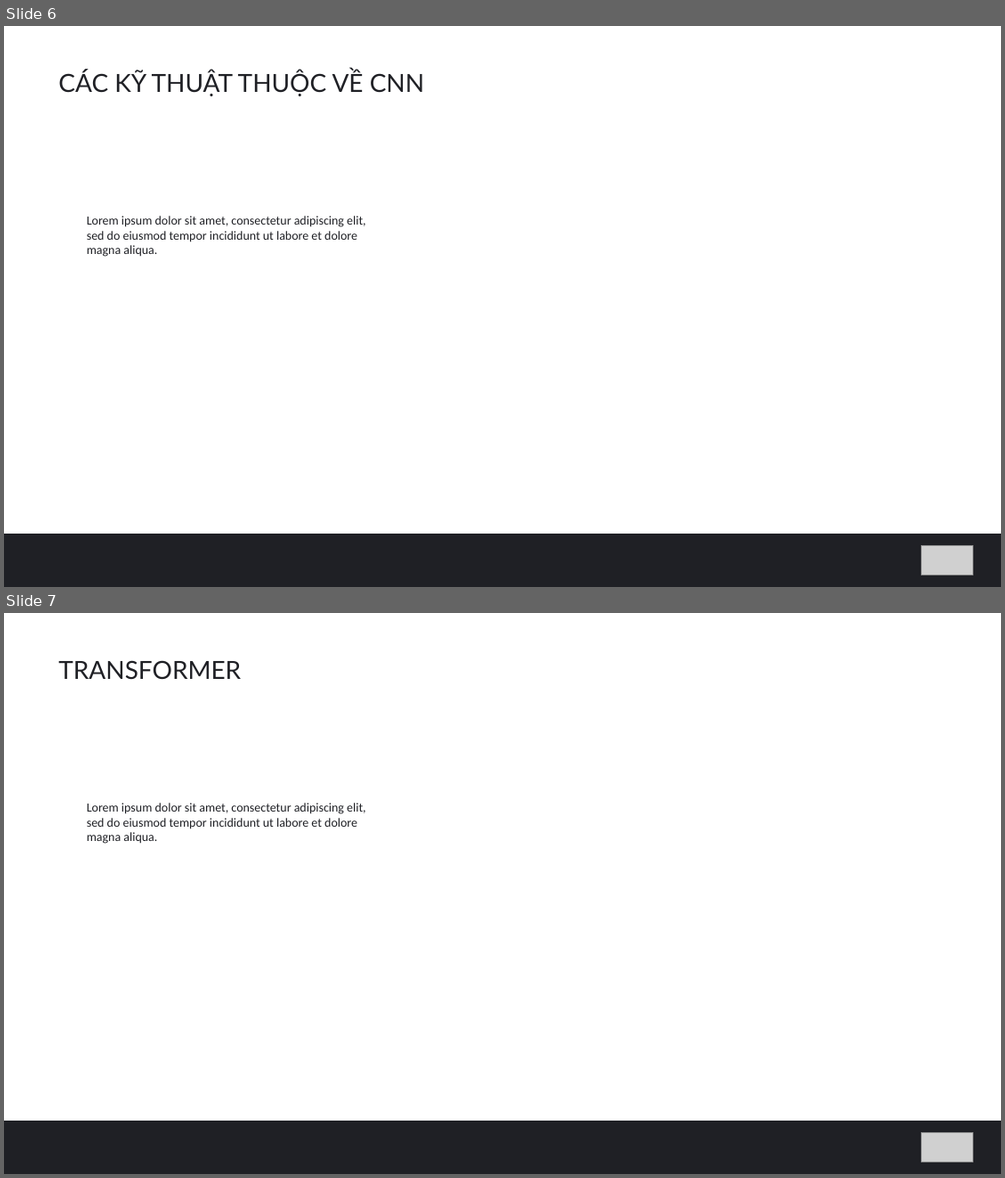
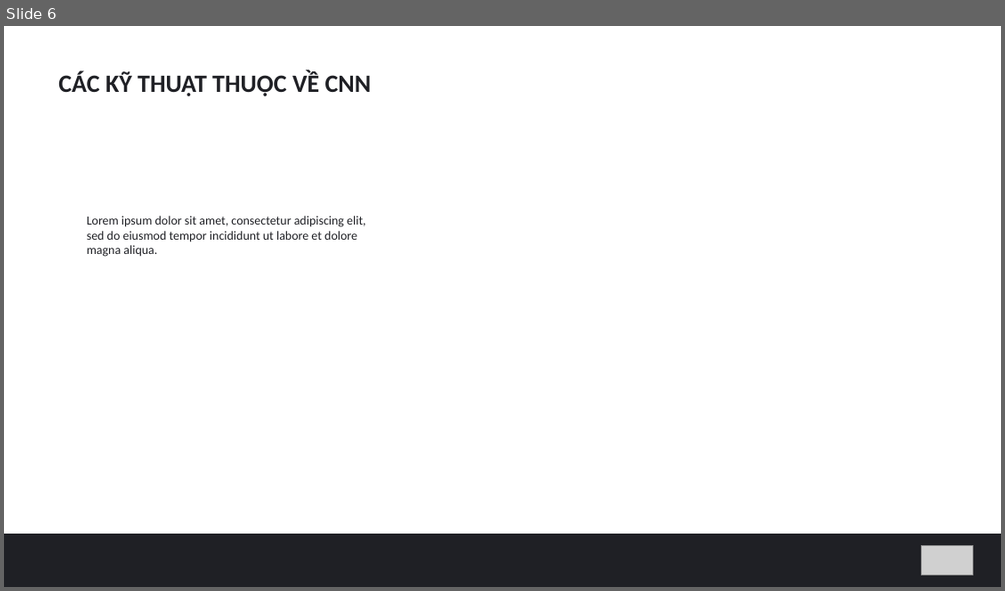
Before and after one commit to hungvm2/MoD_machine_learning, a slide deck: slide.pptx. Shown one above the other, each under a label of ours: slides 6 and 7 before the commit, slide 6 after it. The pictures are 1005x1178 and 1005x591 pixels, drawn with LibreOffice and Linux fonts; fonts in the diff are those of the drawing; grey boxes stand for pictures. Boxes give left, top, right and bottom in pixels: in the first picture for what was removed or moved away, otherwise in the second. Text is boxed around its words. In the diff, an @@ line names an element or a change of style, - is before the commit and + after.

```diff
--- a/slide.pptx
+++ b/slide.pptx
@@ slide 7 removed at (x1=4, y1=613, x2=1001, y2=1174), background #FFFFFF @@
@@ text removed at (x1=58, y1=660, x2=241, y2=679) @@
-TRANSFORMER
@@ text removed at (x1=87, y1=803, x2=366, y2=844) @@
-Lorem ipsum dolor sit amet, consectetur adipiscing elit, sed do eiusmod tempor incididunt ut labore et dolore magna aliqua.
@@ rectangle removed at (x1=4, y1=1121, x2=1001, y2=1174) @@
@@ picture removed at (x1=922, y1=1132, x2=973, y2=1162) @@
@@ slide 6 changed as well @@
@@ text "CÁC KỸ THUẬT THUỘC VỀ ..." at (x1=58, y1=71, x2=372, y2=96): font Lato to Calibri, bold on @@
```
Also in this commit, not shown: 10 other slides changed, 11 slides added, 3 other slides removed, 1 other file.
